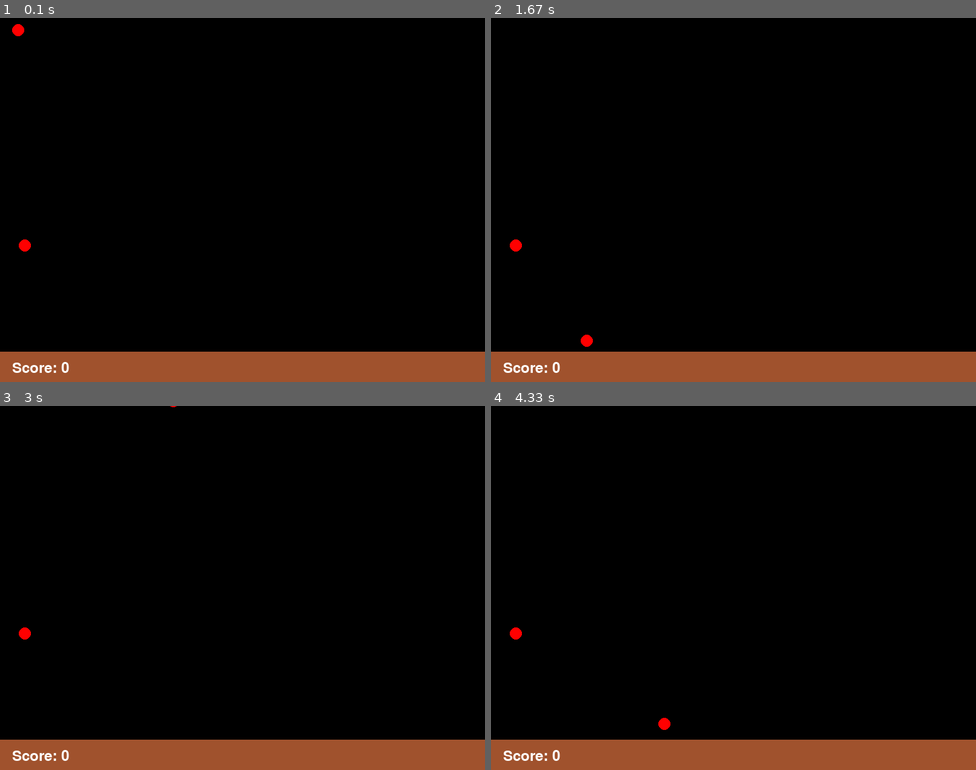
Above: before the commit, frames 1-4 (two rows, left to right).
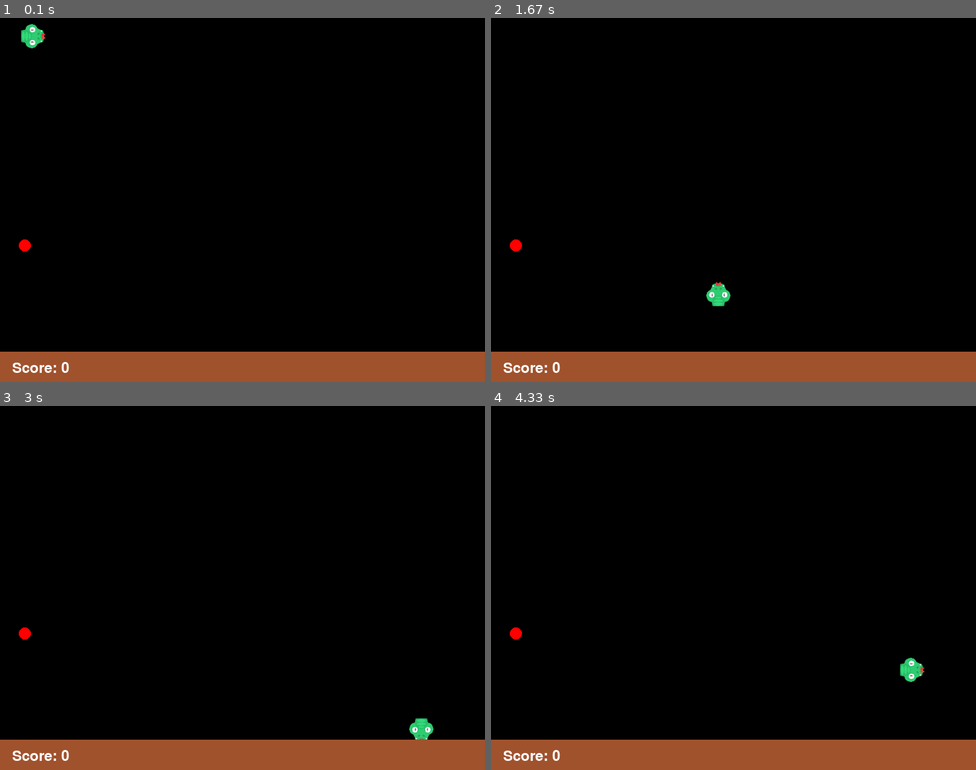
Above: after the commit, the same moments.

Repository: T6nisValk/first_pygame_project
Game: pygame game, started from app/main.py
Two runs of this game, one before a commit and one after it. Both use one fixed random seed, a clock stepped at 60 frames per second and the inputs below.
Inputs:
- Up to frame 1 (0.1 s): no input
- Up to frame 2 (1.67 s): tap Enter at 0.33 s; hold W 1.17-1.63 s
- Up to frame 3 (3 s): hold D 1.67-2.13 s; hold A 2.17-2.7 s; hold S from 2.73 s (still down)
- Up to frame 4 (4.33 s): release S at 3.03 s; hold A 3.07-3.47 s; hold W 3.5-3.87 s; hold D from 3.9 s (still down)

The runs differ from the first frame. In frame 1, 0.3% of the frame differs, in the area x 2-10%, y 1-9%; in frame 2, 0.3%, in the area x 18-50%, y 72-91%; in frame 3, 0.2%; in frame 4, 0.3%.

Commit message:
snake images

Diff:
--- a/app/main.py
+++ b/app/main.py
@@ -21,6 +21,29 @@
 
 # Initialize Pygame font
 pygame.font.init()
+
+# Load images
+HEAD_WIDTH, HEAD_HEIGHT = 40, 40
+BODY_WIDTH, BODY_HEIGHT = 40, 20
+HEAD = pygame.image.load("assets/images/snake_head.png")
+HEAD = pygame.transform.rotate(HEAD, 90)  # Starting direction
+HEAD = pygame.transform.scale(HEAD, (HEAD_WIDTH, HEAD_HEIGHT))
+BODY = pygame.image.load("assets/images/snake_body.png")
+BODY = pygame.transform.rotate(BODY, 0)  # Starting direction
+BODY = pygame.transform.scale(BODY, (BODY_WIDTH, BODY_HEIGHT))
+
+# Load corner images
+TOP_LEFT = pygame.image.load("assets/images/top_left_corner.png")
+TOP_LEFT = pygame.transform.scale(TOP_LEFT, (BODY_WIDTH, BODY_HEIGHT))
+
+TOP_RIGHT = pygame.image.load("assets/images/top_right_corner.png")
+TOP_RIGHT = pygame.transform.scale(TOP_RIGHT, (BODY_WIDTH, BODY_HEIGHT))
+
+BOTTOM_LEFT = pygame.image.load("assets/images/bottom_left_corner.png")
+BOTTOM_LEFT = pygame.transform.scale(BOTTOM_LEFT, (BODY_WIDTH, BODY_HEIGHT))
+
+BOTTOM_RIGHT = pygame.image.load("assets/images/bottom_right_corner.png")
+BOTTOM_RIGHT = pygame.transform.scale(BOTTOM_RIGHT, (BODY_WIDTH, BODY_HEIGHT))
 
 
 class SnakeGame:
@@ -32,8 +55,14 @@
         self.font = pygame.font.SysFont(None, 36)
 
         # Snake and game settings
+        self.direction = "right"
+        self.original_body = BODY
+        self.body = self.original_body
+        self.original_head = HEAD
+        self.head = self.original_head
         self.snake_segments = [pygame.Rect(10, 10, PLAYER_WIDTH, PLAYER_WIDTH)]
-        self.player_speed = 2
+        self.segment_directions = ["right"]  # List to store direction of each segment
+        self.player_speed = 5
         self.dir_x, self.dir_y = self.player_speed, 0
         self.new = pygame.Rect(
             random.randint(0, WIN_WIDTH - PLAYER_WIDTH),
@@ -50,8 +79,28 @@
         self.window.fill(BLACK)
 
         # Draw snake segments
-        for segment in self.snake_segments:
-            pygame.draw.rect(self.window, RED, segment, border_radius=10)
+        for i, segment in enumerate(self.snake_segments):
+            if i == 0:
+                self.window.blit(self.head, (segment.x, segment.y))
+            else:
+                # Check if the segment is a corner and display the appropriate image
+                if i > 0 and i < len(self.snake_segments) - 1:
+                    prev_dir = self.segment_directions[i]
+                    next_dir = self.segment_directions[i + 1]
+
+                    # Determine the corner based on direction change
+                    if prev_dir == "left" and next_dir == "down":
+                        self.window.blit(TOP_LEFT, (segment.x, segment.y))
+                    elif prev_dir == "down" and next_dir == "left":
+                        self.window.blit(BOTTOM_LEFT, (segment.x, segment.y))
+                    elif prev_dir == "right" and next_dir == "down":
+                        self.window.blit(TOP_RIGHT, (segment.x, segment.y))
+                    elif prev_dir == "down" and next_dir == "right":
+                        self.window.blit(BOTTOM_RIGHT, (segment.x, segment.y))
+                    else:
+                        self.window.blit(self.body, (segment.x, segment.y))
+                else:
+                    self.window.blit(self.body, (segment.x, segment.y))
 
         # Draw target rectangle
         pygame.draw.rect(self.window, RED, self.new, border_radius=10)
@@ -84,26 +133,40 @@
 
     def move_player(self, key):
         """Handle player direction based on key press."""
-        if key == pygame.K_a and self.dir_x == 0:
+        if key == pygame.K_a and self.dir_x == 0:  # Move left
+            self.head = pygame.transform.rotate(self.original_head, 180)
             self.dir_x, self.dir_y = -self.player_speed, 0
-        elif key == pygame.K_d and self.dir_x == 0:
+            self.direction = "left"  # Update direction
+
+        elif key == pygame.K_d and self.dir_x == 0:  # Move right
+            self.head = pygame.transform.rotate(self.original_head, 0)
             self.dir_x, self.dir_y = self.player_speed, 0
-        elif key == pygame.K_w and self.dir_y == 0:
+            self.direction = "right"  # Update direction
+
+        elif key == pygame.K_w and self.dir_y == 0:  # Move up
+            self.head = pygame.transform.rotate(self.original_head, 90)
             self.dir_x, self.dir_y = 0, -self.player_speed
-        elif key == pygame.K_s and self.dir_y == 0:
+            self.direction = "up"  # Update direction
+
+        elif key == pygame.K_s and self.dir_y == 0:  # Move down
+            self.head = pygame.transform.rotate(self.original_head, 270)
             self.dir_x, self.dir_y = 0, self.player_speed
+            self.direction = "down"  # Update direction
 
     def add_segment(self):
         """Add a new segment to the snake."""
         last_segment = self.snake_segments[-1]
         new_segment = pygame.Rect(last_segment.x, last_segment.y, PLAYER_WIDTH, PLAYER_WIDTH)
         self.snake_segments.append(new_segment)
+        self.segment_directions.append(self.direction)  # Append new segment's direction
 
     def move_snake(self):
         """Move the snake segments."""
+        # Move body segments
         for i in range(len(self.snake_segments) - 1, 0, -1):
             self.snake_segments[i].x = self.snake_segments[i - 1].x
             self.snake_segments[i].y = self.snake_segments[i - 1].y
+            self.segment_directions[i] = self.segment_directions[i - 1]
 
         # Move the head in the current direction
         self.snake_segments[0].x += self.dir_x
Binary file added: assets/images/bottom_left_corner.png
Binary file added: assets/images/bottom_right_corner.png
Binary file added: assets/images/snake_body.png
Binary file added: assets/images/snake_head.png
Binary file added: assets/images/snake_tail.png
Binary file added: assets/images/top_left_corner.png
Binary file added: assets/images/top_right_corner.png
